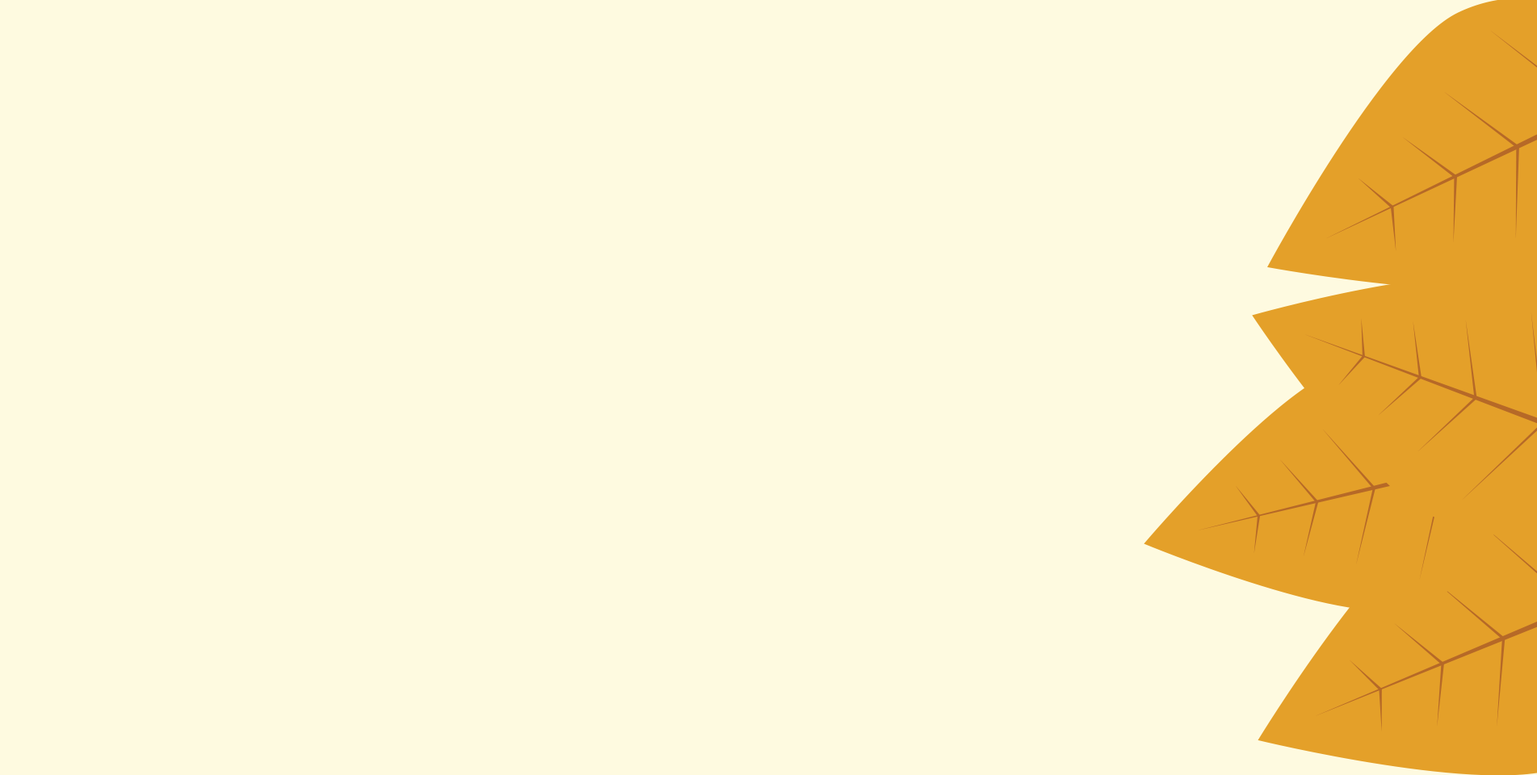
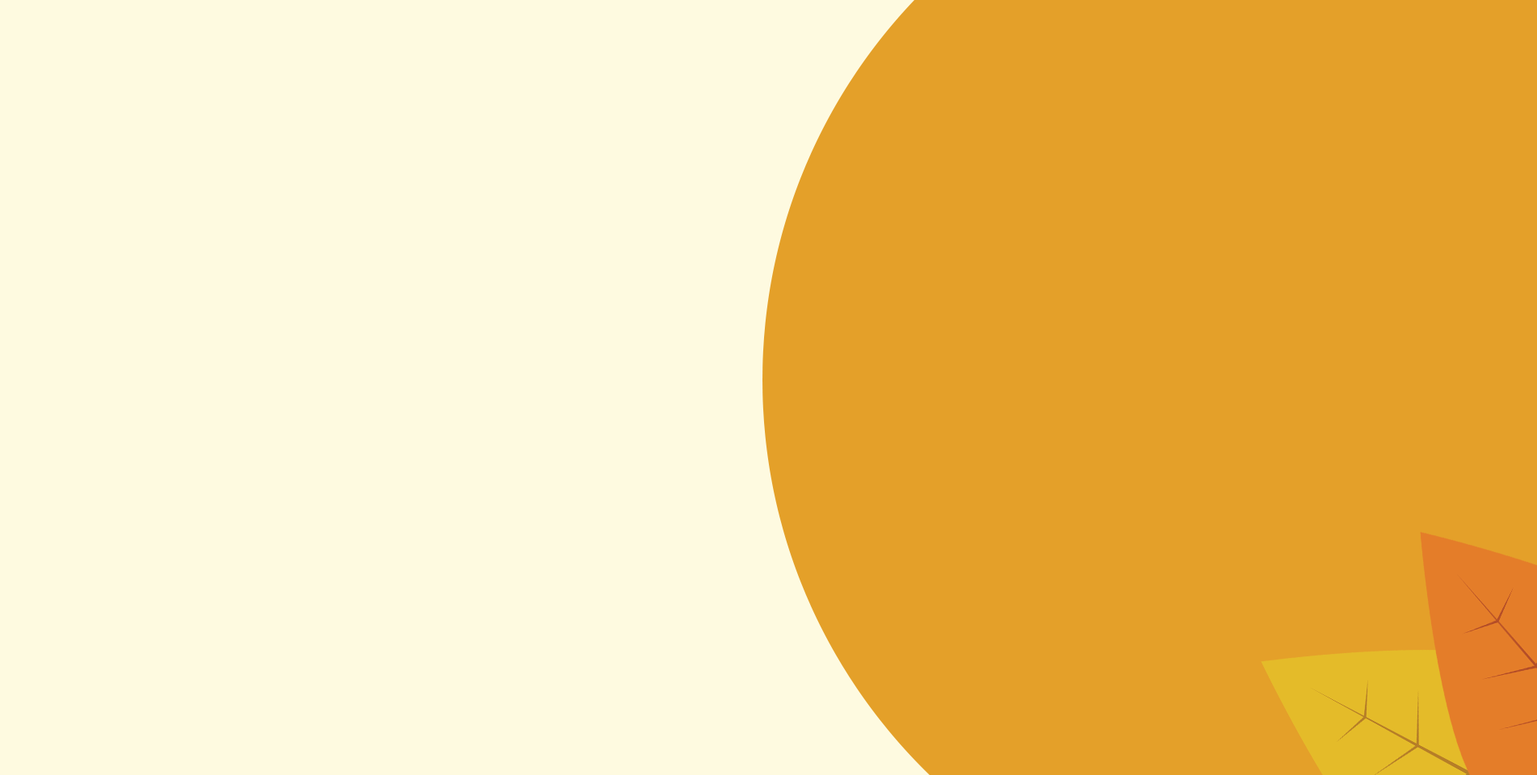
Before/after of a 1537px x 775px layered artwork. What changed in the layer stack:
painted on "autumnleaves" over box(1251, 275, 1537, 775)
removed layer "autumnleaves" (2nd of 4) over box(1267, 0, 1537, 291)
removed layer "autumnleaves" (3rd of 4) over box(1143, 361, 1537, 612)
renamed "autumnleaves" to "autumnleaves-2", painted on it over box(1257, 495, 1537, 775)
added layer "橢圓 1" above "圖層 0" over box(762, 0, 1537, 775)
